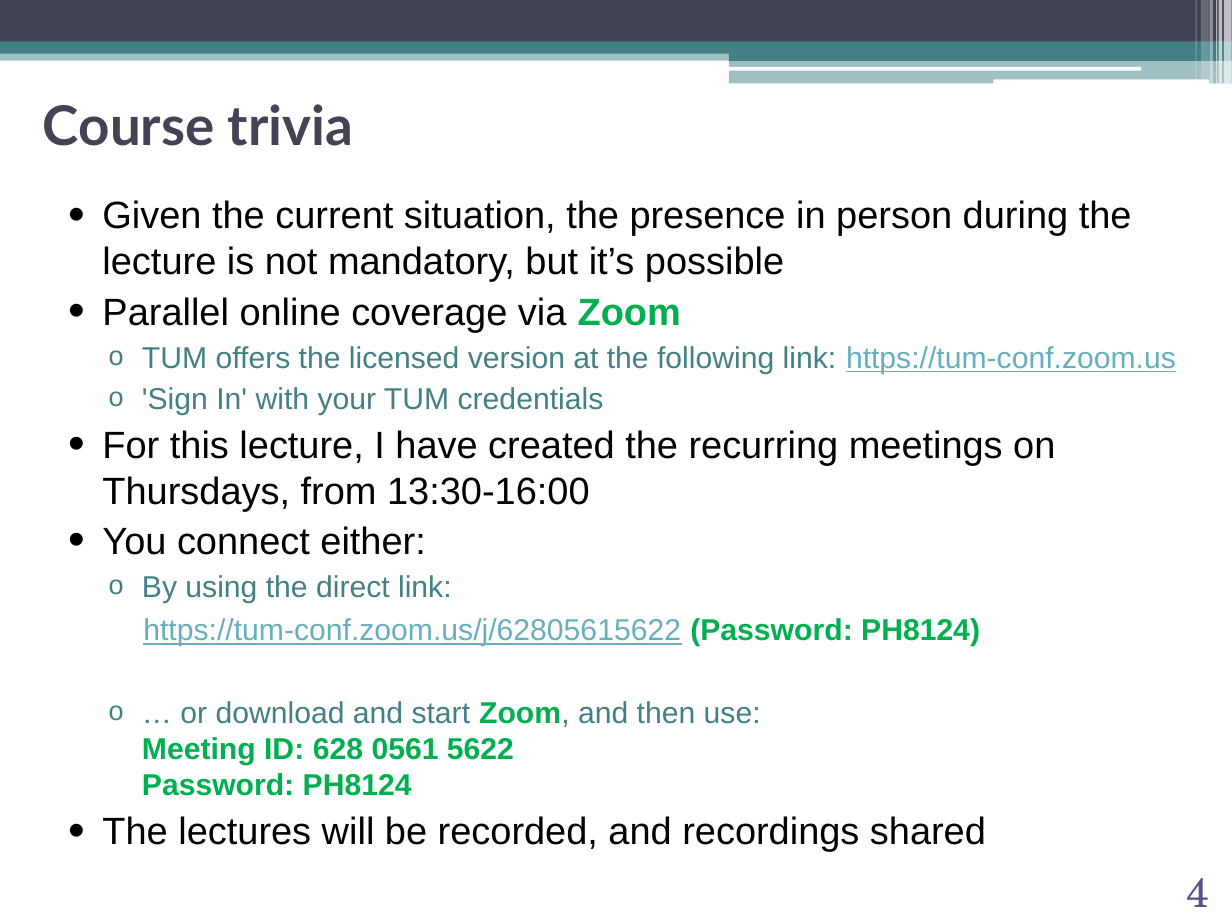
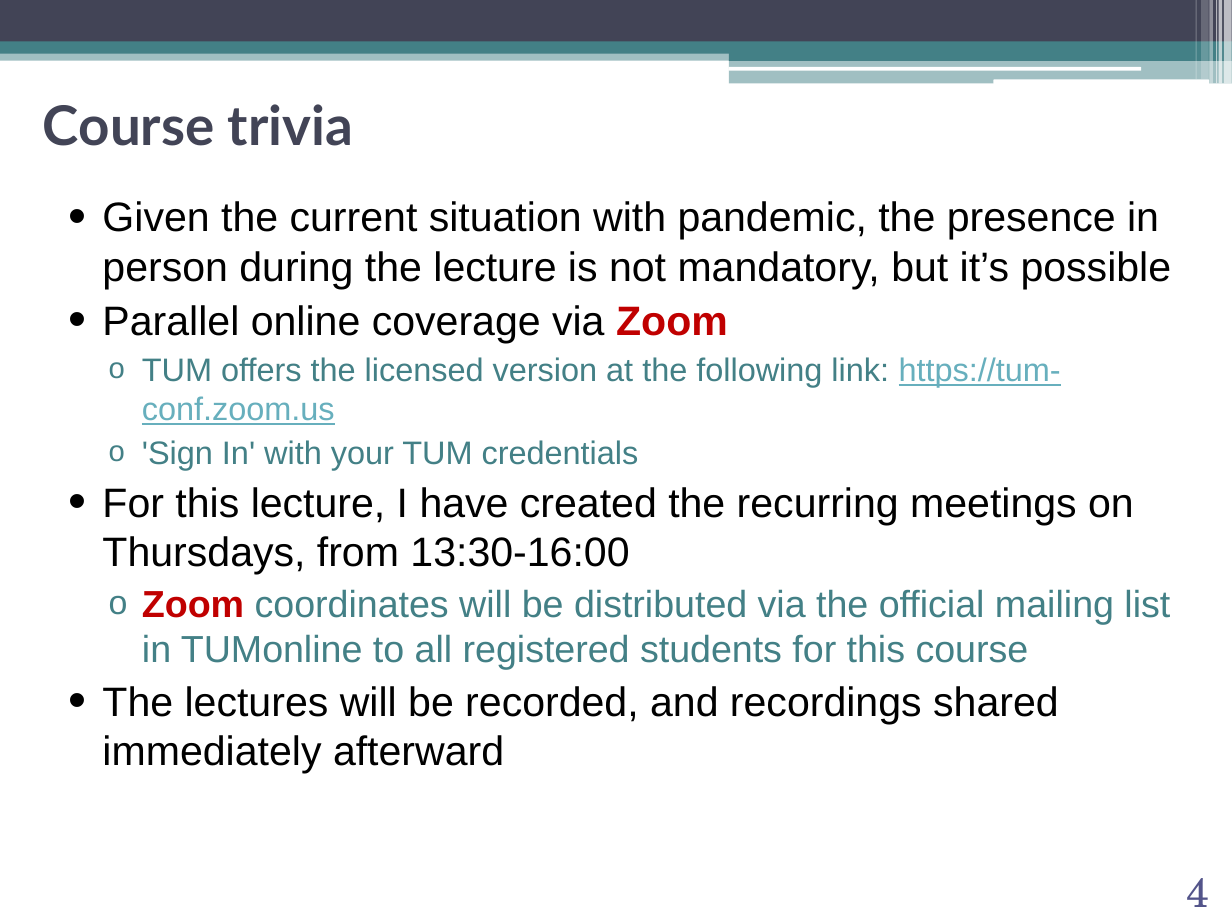
Before and after one commit to abilandz/PH8124, a slide deck: slide 4 of Lecture_1/ABilandzic_PH8124_SS2021.pptx. Drawn at 1232x924 pixels with LibreOffice and Linux fonts; fonts in the diff are those of the drawing; background and template pictures are left out. Boxes give left, top, right and bottom in pixels: in the first picture for what was removed or moved away, otherwise in the second. Text is boxed around its words. In the diff, an @@ line names an element or a change of style, - is before the commit and + after.

```diff
--- a/Lecture_1/ABilandzic_PH8124_SS2021.pptx
+++ b/Lecture_1/ABilandzic_PH8124_SS2021.pptx
@@ text at [102, 201, 1172, 289]: text changed; size 22.2 to 24 pt @@
-• Given the current situation, the presence in person during the lecture is not mandatory, but it’s possible
+• Given the current situation with pandemic, the presence in person during the lecture is not mandatory, but it’s possible
@@ text at [102, 305, 1134, 574]: size 22.2 to 24 pt in "Parallel online coverage via Zoom", "For this lecture, I have created the ..."; text colour #00B050 to #C00000 in "Zoom"; size 17.6 to 19 pt in "TUM offers the licensed version at the ...", "'Sign In' with your TUM credentials" @@
@@ text at [102, 589, 1170, 774]: text changed; size 17.6 to 22 pt; text colour #000000 to #438086 @@
-• You connect either:
-  o By using the direct link:
-  https://tum-conf.zoom.us/j/62805615622 (Password: PH8124)
-  o … or download and start Zoom, and then use:
-    Meeting ID: 628 0561 5622
-    Password: PH8124
-• The lectures will be recorded, and recordings shared
+  o Zoom coordinates will be distributed via the official mailing list in TUMonline to all registered students for this course
+• The lectures will be recorded, and recordings shared immediately afterward
```
Also in this commit, not shown: 12 other slides changed, 1 other file.
